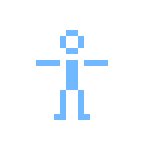
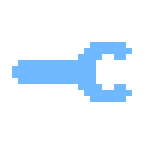
Before/after of a 150 × 150 layered artwork. What changed in the layer stack:
showed "settings", painted on it over [12, 36, 132, 114]
hid "rigging" over [36, 30, 108, 120]
